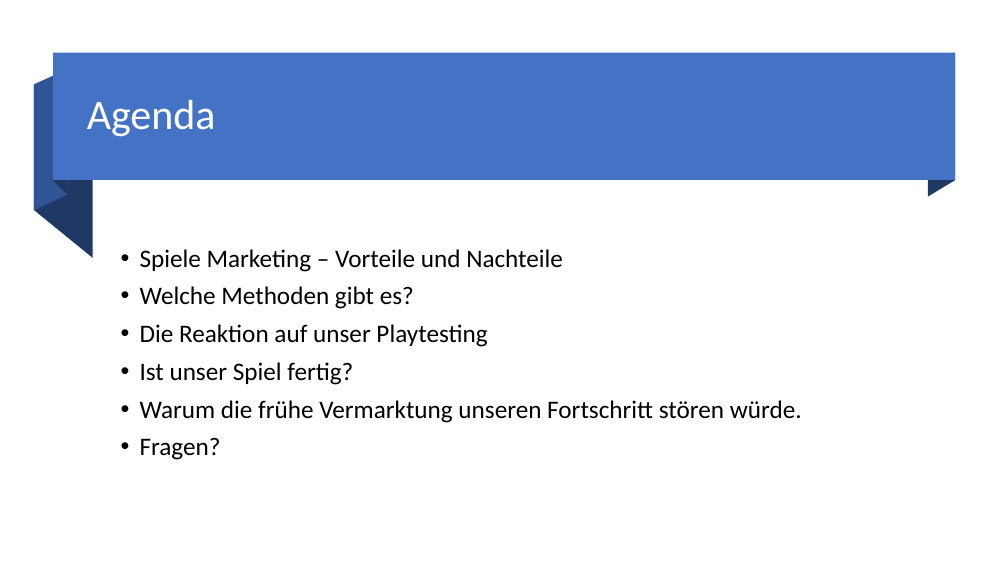
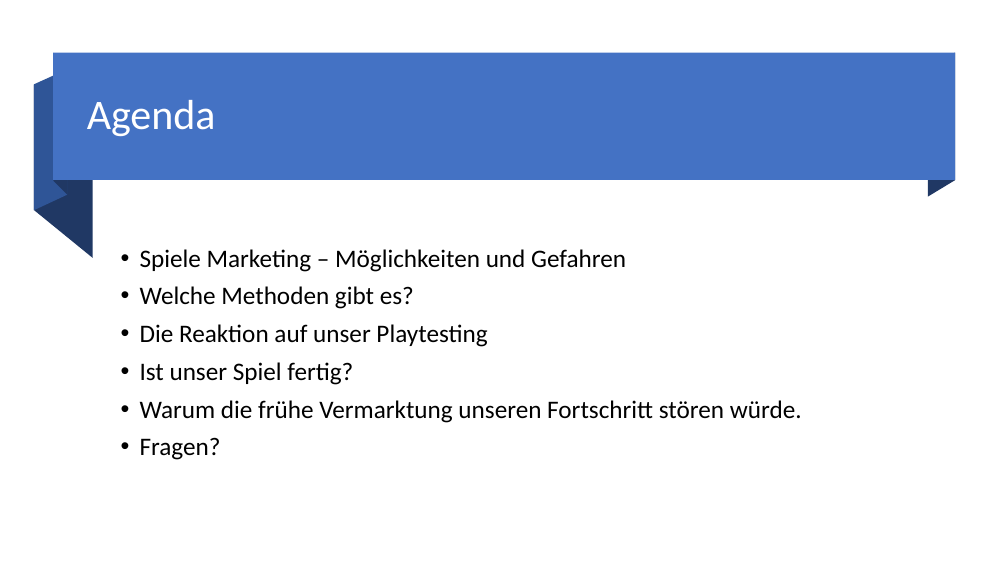
Before and after one commit to FragonGamer/ishjarta, a slide deck: slide 2 of Vermarktung des Spieles_Ishjarta.pptx. Drawn at 1008x567 pixels with LibreOffice and Linux fonts; fonts in the diff are those of the drawing. Boxes give left, top, right and bottom in pixels: in the first picture for what was removed or moved away, otherwise in the second. Text is boxed around its words. In the diff, an @@ line names an element or a change of style, - is before the commit and + after.

```diff
--- a/Vermarktung des Spieles_Ishjarta.pptx
+++ b/Vermarktung des Spieles_Ishjarta.pptx
@@ text at [140, 249, 626, 272]: text changed @@
-• Spiele Marketing – Vorteile und Nachteile
+• Spiele Marketing – Möglichkeiten und Gefahren
```
Also in this commit, not shown: 2 other slides changed, 1 other file.
